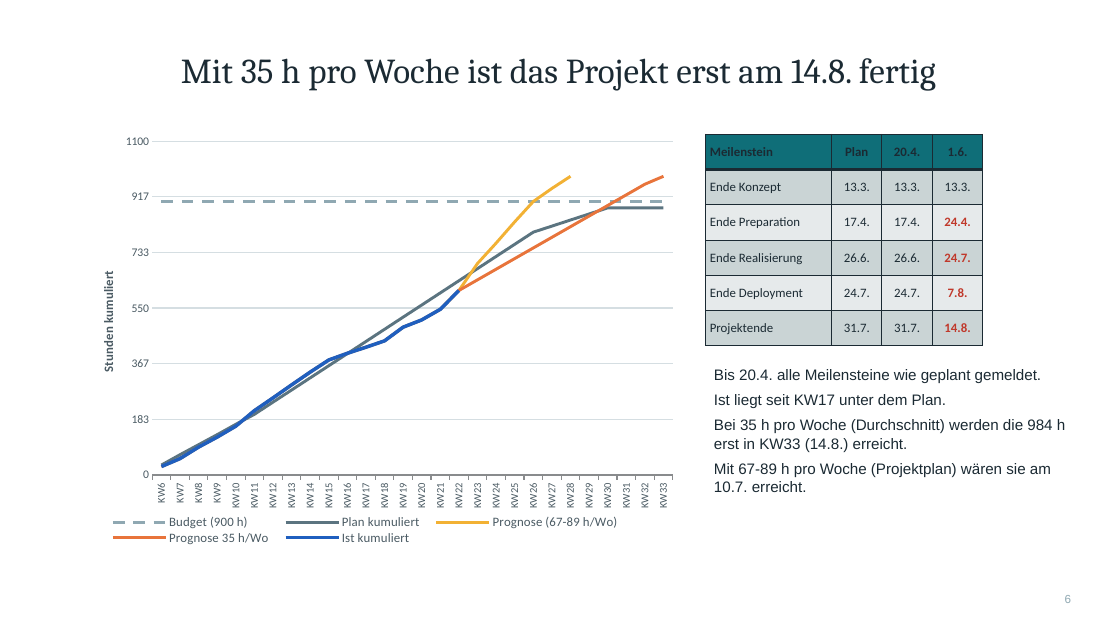
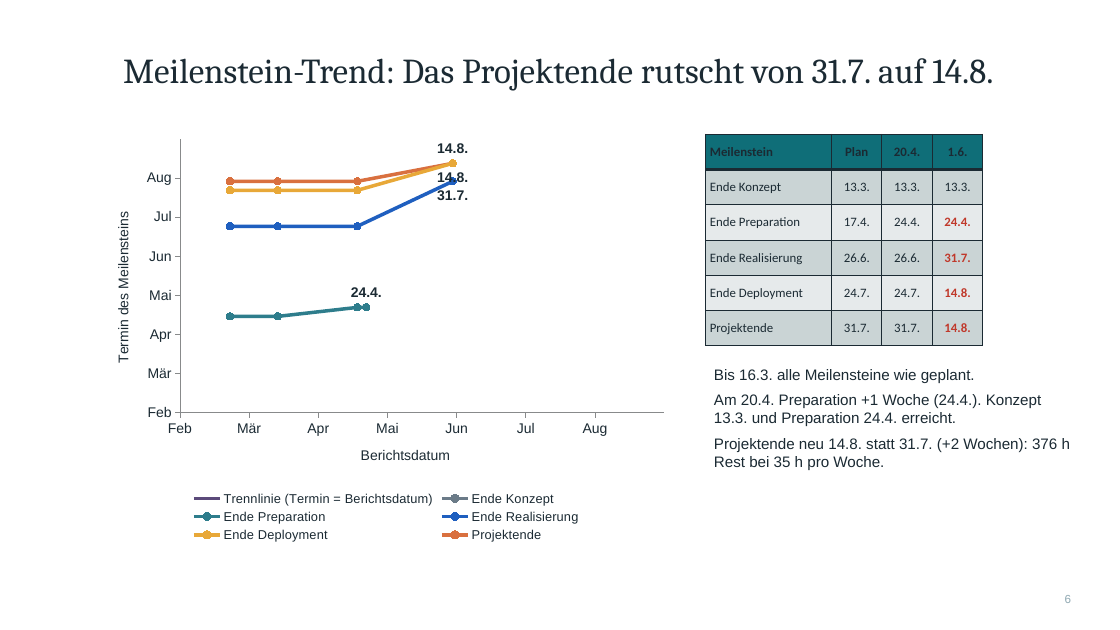
Before and after one commit to C4RN1V0R/Projektanalyse-pmqm, a slide deck: slide 6 of Projektpraesentation.pptx. Drawn at 1120x630 pixels with LibreOffice and Linux fonts; fonts in the diff are those of the drawing. Boxes give left, top, right and bottom in pixels: in the first picture for what was removed or moved away, otherwise in the second. Text is boxed around its words. In the diff, an @@ line names an element or a change of style, - is before the commit and + after.

Commit message:
anpassung meilensteintrendanalyse

```diff
--- a/Projektpraesentation.pptx
+++ b/Projektpraesentation.pptx
@@ title at (x1=123, y1=58, x2=993, y2=91): text changed @@
-Mit 35 h pro Woche ist das Projekt erst am 14.8. fertig
+Meilenstein-Trend: Das Projektende rutscht von 31.7. auf 14.8.
@@ line chart at (x1=97, y1=131, x2=676, y2=546) @@
@@ line chart to scatter lines chart @@
-categories: KW6, KW7, KW8, KW9, KW10, KW11, KW12, KW13, KW14, KW15, KW16, KW17, KW18, KW19, KW20, KW21, KW22, KW23, KW24, KW25, KW26, KW27, KW28, KW29, KW30, KW31, KW32, KW33
+categories: 
-Budget (900 h): 900, 900, 900, 900, 900, 900, 900, 900, 900, 900, 900, 900, 900, 900, 900, 900, 900, 900, 900, 900, 900, 900, 900, 900, 900, 900, 900, 900
+Trennlinie (Termin = Berichtsdatum): (46000, 46054), (46000, 46267)
@@ colour of Trennlinie (Termin = Berichtsdatum) #8FA8B2 to #5B4A7A @@
-Plan kumuliert: 30, 70, 100, 130, 170, 200, 240, 280, 320, 360, 400, 440, 480, 520, 560, 600, 640, 680, 720, 760, 800, 820, 840, 860, 880, 880, 880, 880
+Series 2: (46000, 46054), (46000, 46255)
@@ colour of Series 2 #5B7480 to #E3A6A0 @@
@@ data labels of Series 2 added @@
-Prognose (67-89 h/Wo): 30, 50, 90, 120, 160, 210, 250, 300, 340, 380, 400, 420, 440, 490, 510, 550, 610, 700, 760, 830, 900, 940, 980, -, -, -, -, -
+Series 3: (46000, 46054), (46000, 46255)
@@ colour of Series 3 #F2B134 to #E3A6A0 @@
@@ data labels of Series 3 added @@
-Prognose 35 h/Wo: 30, 50, 90, 120, 160, 210, 250, 300, 340, 380, 400, 420, 440, 490, 510, 550, 610, 640, 680, 710, 750, 780, 820, 850, 890, 920, 960, 980
+Series 4: (46000, 46054), (46000, 46255)
@@ colour of Series 4 #E8743B to #E3A6A0 @@
@@ data labels of Series 4 added @@
-Ist kumuliert: 30, 50, 90, 120, 160, 210, 250, 300, 340, 380, 400, 420, 440, 490, 510, 550, 610
+Series 5: (46000, 46054), (46000, 46255)
@@ colour of Series 5 #1F5FBF to #E3A6A0 @@
@@ data labels of Series 5 added @@
+Ende Konzept: (46000, 46094), (46000, 46094)
+Ende Preparation: (46000, 46129), (46000, 46129), (46000, 46136), (46000, 46136)
+Ende Realisierung: (46000, 46199), (46000, 46199), (46000, 46199), (46000, 46234)
+Ende Deployment: (46000, 46227), (46000, 46227), (46000, 46227), (46000, 46248)
+Projektende: (46000, 46234), (46000, 46234), (46000, 46234), (46000, 46248)
@@ category axis title "" to "Berichtsdatum" @@
@@ value axis title "Stunden kumuliert" to "Termin des Meilensteins" @@
@@ legend changed @@
@@ category axis changed @@
@@ value axis changed @@
@@ plot area changed @@
@@ lettering changed @@
@@ table at (x1=706, y1=134, x2=983, y2=346) @@
-row 3, column 3: 17.4.
+row 3, column 3: 24.4.
-row 4, column 4: 24.7.
+row 4, column 4: 31.7.
-row 5, column 4: 7.8.
+row 5, column 4: 14.8.
@@ text at (x1=714, y1=369, x2=1070, y2=470): text changed @@
-Bis 20.4. alle Meilensteine wie geplant gemeldet.
-Ist liegt seit KW17 unter dem Plan.
-Bei 35 h pro Woche (Durchschnitt) werden die 984 h erst in KW33 (14.8.) erreicht.
-Mit 67-89 h pro Woche (Projektplan) wären sie am 10.7. erreicht.
+Bis 16.3. alle Meilensteine wie geplant.
+Am 20.4. Preparation +1 Woche (24.4.). Konzept 13.3. und Preparation 24.4. erreicht.
+Projektende neu 14.8. statt 31.7. (+2 Wochen): 376 h Rest bei 35 h pro Woche.
```
Also in this commit, not shown: 1 other slide changed.
